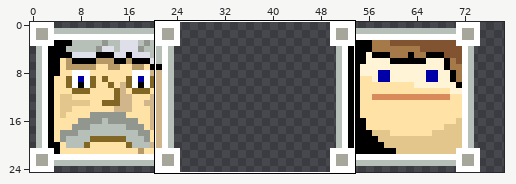
Sprite sheet, stored at data/portraits.png. The picture above shows the old version from afar; the outline marks the close-up.
Close-up. Before:
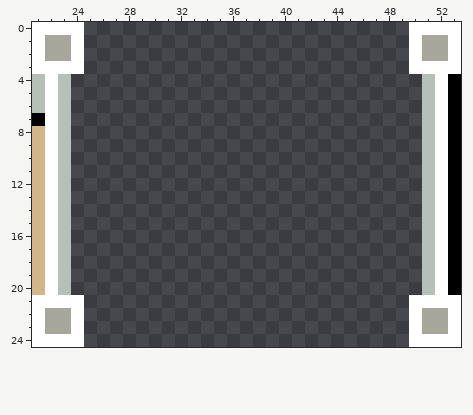
The file is 150x25 pixels. Colours within 5 levels of each other are drawn and written as one. Shown: x 21..53, y 0..24. The wide view leaves out empty margins.
And afterwards:
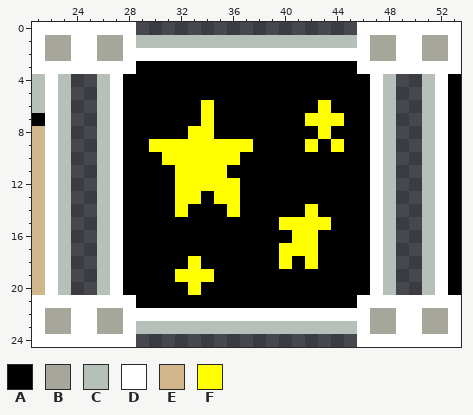
Palette (. is transparent): A #000000  B #a7a69a  C #b6c0b9  D #ffffff  E #d1b58b  F #ffff00
The edit:
@@ x 21..53 @@
- 0 DDDD.........................DDDD
- 1 DBBD.........................DBBD
- 2 DBBD.........................DBBD
- 3 DDDD.........................DDDD
- 4 CDC...........................CDA
- 5 CDC...........................CDA
- 6 CDC...........................CDA
- 7 ADC...........................CDA
- 8 EDC...........................CDA
- 9 EDC...........................CDA
-10 EDC...........................CDA
-11 EDC...........................CDA
-12 EDC...........................CDA
-13 EDC...........................CDA
-14 EDC...........................CDA
-15 EDC...........................CDA
-16 EDC...........................CDA
-17 EDC...........................CDA
-18 EDC...........................CDA
-19 EDC...........................CDA
-20 EDC...........................CDA
-21 DDDD.........................DDDD
-22 DBBD.........................DBBD
-23 DBBD.........................DBBD
-24 DDDD.........................DDDD
+ 0 DDDDDDDD.................DDDDDDDD
+ 1 DBBDDBBDCCCCCCCCCCCCCCCCCDBBDDBBD
+ 2 DBBDDBBDDDDDDDDDDDDDDDDDDDBBDDBBD
+ 3 DDDDDDDDAAAAAAAAAAAAAAAAADDDDDDDD
+ 4 CDC..CDAAAAAAAAAAAAAAAAAAADC..CDA
+ 5 CDC..CDAAAAAAAAAAAAAAAAAAADC..CDA
+ 6 CDC..CDAAAAAAFAAAAAAAAFAAADC..CDA
+ 7 ADC..CDAAAAAAFAAAAAAAFFFAADC..CDA
+ 8 EDC..CDAAAAAFFAAAAAAAAFAAADC..CDA
+ 9 EDC..CDAAFFFFFFFFAAAAFAFAADC..CDA
+10 EDC..CDAAAFFFFFFAAAAAAAAAADC..CDA
+11 EDC..CDAAAAFFFFAAAAAAAAAAADC..CDA
+12 EDC..CDAAAAFFFFFAAAAAAAAAADC..CDA
+13 EDC..CDAAAAFFAFFAAAAAAAAAADC..CDA
+14 EDC..CDAAAAFAAAFAAAAAFAAAADC..CDA
+15 EDC..CDAAAAAAAAAAAAFFFFAAADC..CDA
+16 EDC..CDAAAAAAAAAAAAAFFAAAADC..CDA
+17 EDC..CDAAAAAAAAAAAAFFFAAAADC..CDA
+18 EDC..CDAAAAAFAAAAAAFAFAAAADC..CDA
+19 EDC..CDAAAAFFFAAAAAAAAAAAADC..CDA
+20 EDC..CDAAAAAFAAAAAAAAAAAAADC..CDA
+21 DDDDDDDDAAAAAAAAAAAAAAAAADDDDDDDD
+22 DBBDDBBDDDDDDDDDDDDDDDDDDDBBDDBBD
+23 DBBDDBBDCCCCCCCCCCCCCCCCCDBBDDBBD
+24 DDDDDDDD.................DDDDDDDD
Where, in picture pixels (left, top, right, bottom), the same in both close-ups:
added: (84, 22, 409, 347)
